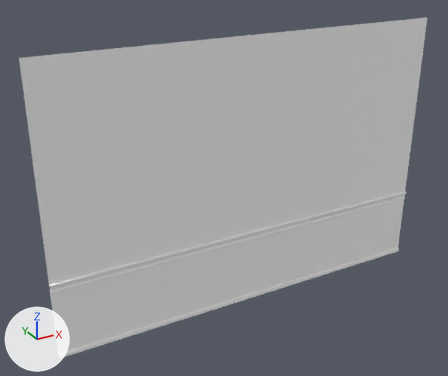
The FBX model project Neo-X/Assets/Environment/Past World/Painting Room/Pnt_Wall_F.fbx as it was, and as the next commit left it.
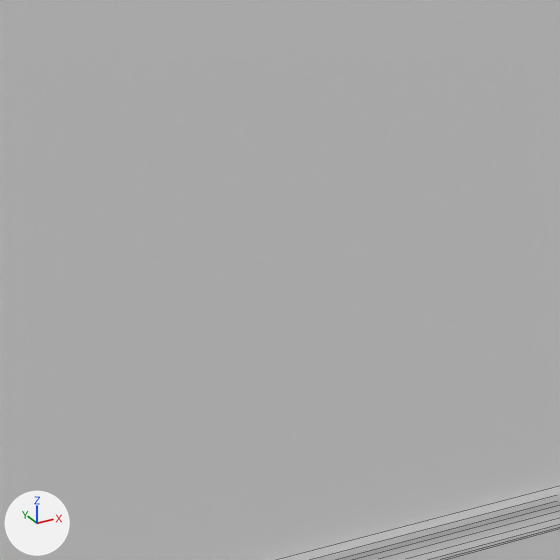
Old and new are each drawn whole from a 50 mm lens placed at (-4.29, -6.92, 5.4), pointed at (-0.35, 0.24, 1.82) and again close up on the part from 14% to 40% of the width and 40% to 71% of the height. The lights are fixed; the arrows at lower left show +X, +Y and +Z. The close-ups show mesh edges as thin lines. Where no turn or scale is listed for an object, it has been applied to the vertices.

Before the edit, the objects in view are built like this:
```python
me_mesh = bpy.data.meshes.new('Mesh')
me_mesh.from_pydata(...)  # 28 vertices, 13 faces; spans x -3.0..3.0, y -0.03..0.0, z 0.0..4.0
me_mesh.materials.append(mat_pnt_wall_f001_initialshadinggroup1)  # white #ffffff
ob_pnt_wall_f001_pplane6 = bpy.data.objects.new('Pnt_Wall_F001:pPlane6', me_mesh)
ob_pnt_wall_f001_pplane6.location = (0.0, 0.0, 0.0)
```
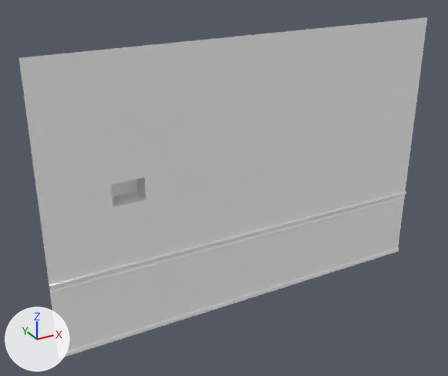
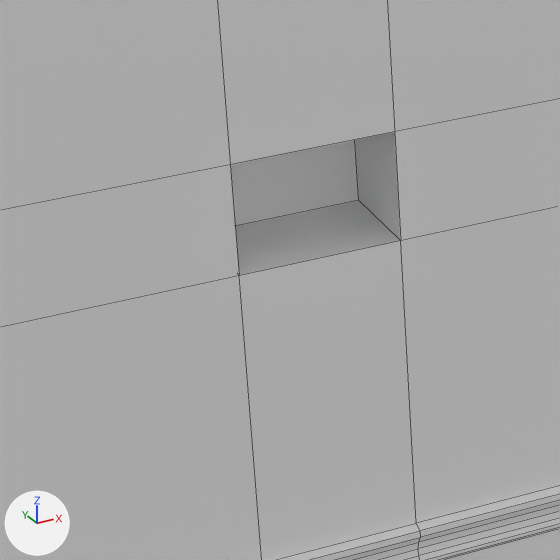
Where the change shows, as pixel boxes [x1, y1, x2, y2] in the close-ups (560 x 560 px):
part 1 of me_mesh, built on: [0, 0, 560, 560] in both

Edits to the bpy script that builds the scene:
```text
Change me_mesh:
    used by ob_pnt_wall_f001_pplane6; location = (0.0, 0.0, 0.0)
    remove me_mesh.from_pydata(...)  # 28 vertices, 13 faces; spans x -3.0..3.0, y -0.03..0.0, z 0.0..4.0
    add me_mesh.from_pydata(...)  # 68 vertices, 49 faces; spans x -3.0..3.0, y -0.03..0.3, z 0.0..4.0
    me_mesh part 1
    13 faces are deleted
    12 vertices are added at x -3.0..3.0, y 0.0..0.3, z 2.02..2.33
    14 new vertices lie (0.91, 0.0, 0.0) away from vertices in x -3.0, y -0.03..0.0, z 0.0..4.0
    14 new vertices lie (-4.64, 0.0, 0.0) away from vertices in x 3.0, y -0.03..0.0, z 0.0..4.0
    49 new faces join them
```
